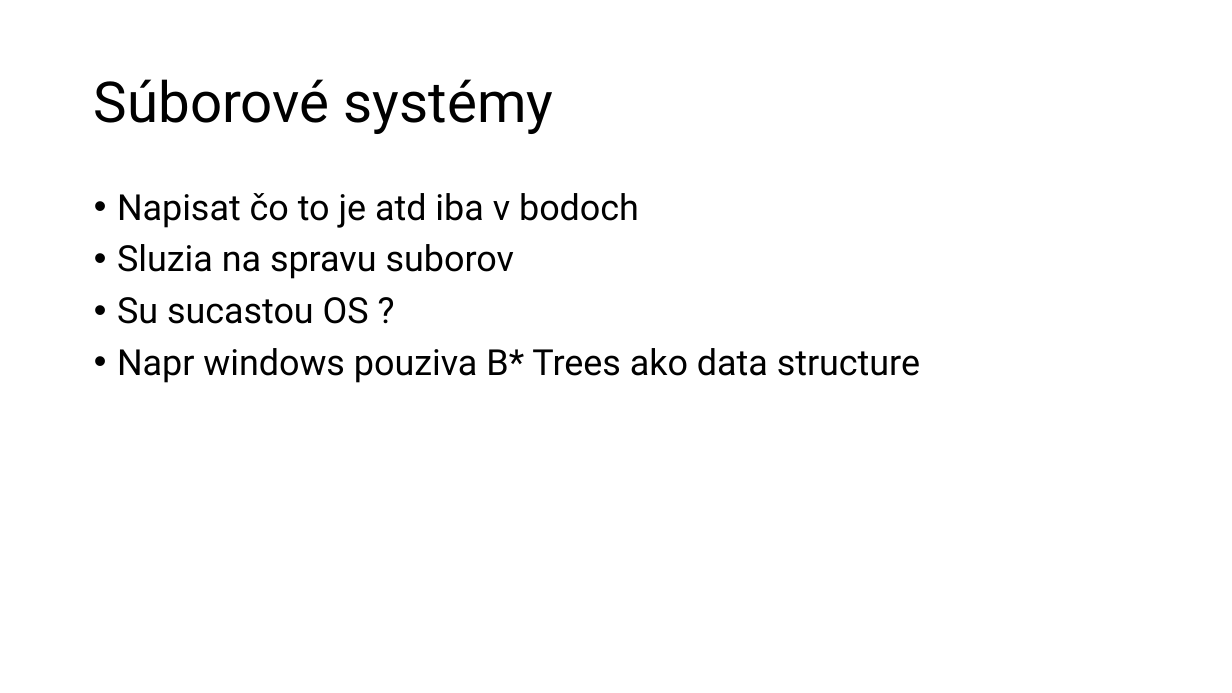
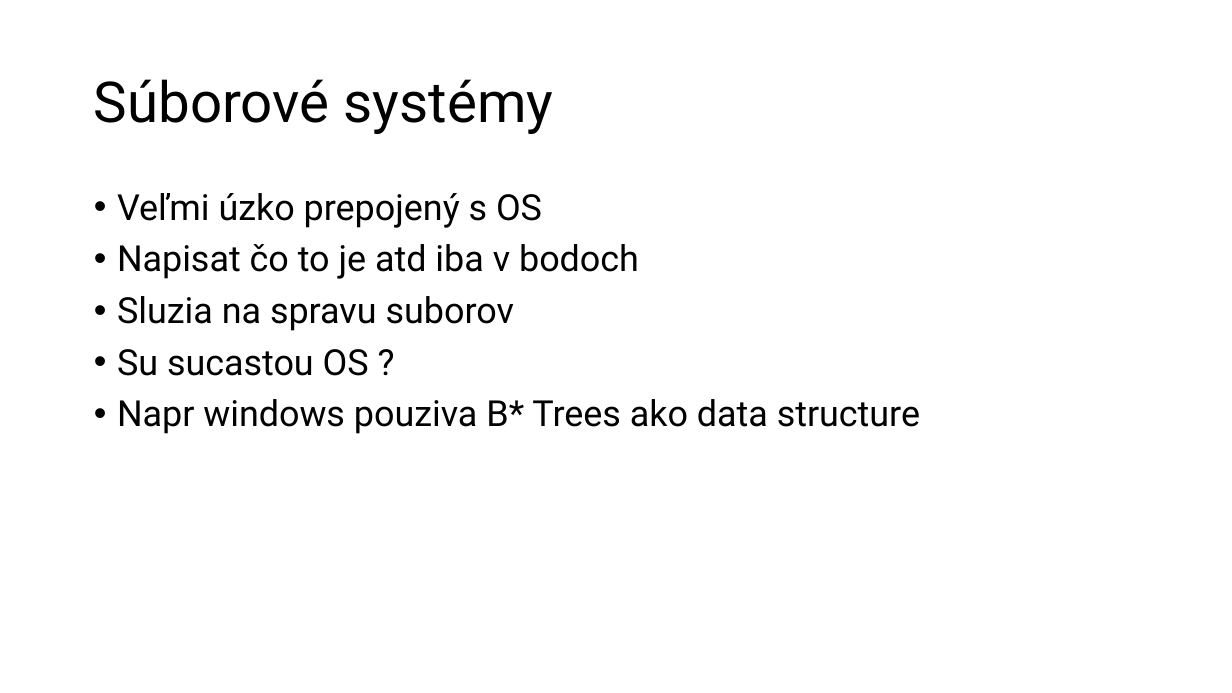
Before and after one commit to MeheheCedy22/PIB, a slide deck: slide 2 of ProgressReport1-Cederle-Marek.pptx. Drawn at 1232x693 pixels with LibreOffice and Linux fonts; fonts in the diff are those of the drawing. Boxes give left, top, right and bottom in pixels: in the first picture for what was removed or moved away, otherwise in the second. Text is boxed around its words. In the diff, an @@ line names an element or a change of style, - is before the commit and + after.

```diff
--- a/ProgressReport1-Cederle-Marek.pptx
+++ b/ProgressReport1-Cederle-Marek.pptx
@@ text at box(117, 193, 542, 228): paragraph added @@
+• Veľmi úzko prepojený s OS
```
Also in this commit, not shown: 4 other files.
